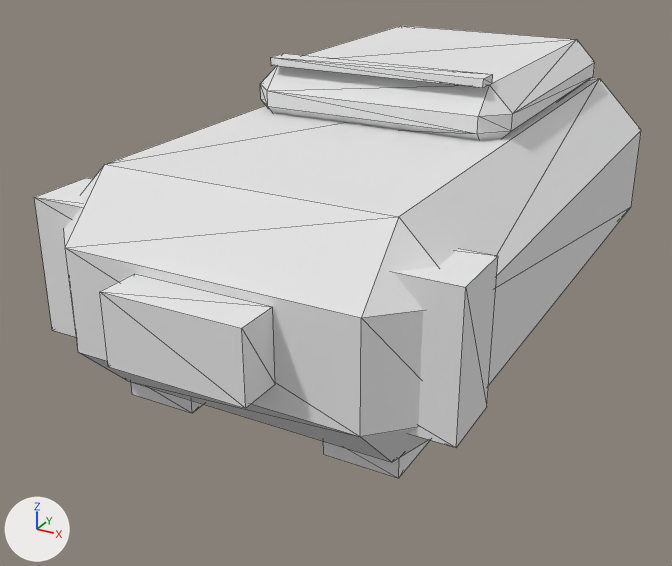
The glTF model game/assets/interior/carry_backpack.glb: old version first, new version second.
Rendered twice from a camera (50 mm lens) standing at (0.249, -0.531, 0.281) and looking at (-0.017, -0.047, 0.039). Arrows for +X, +Y and +Z are at lower left; the lights stay in place. The first picture is the older version. Mesh edges are drawn as thin lines. Where no turn or scale is listed for an object, it has been applied to the vertices. Vertices at exactly the same position are counted once.

The older version as bpy lines, for what is in view:
```python
me_pack_body = bpy.data.meshes.new('Pack_Body')
me_pack_body.from_pydata(...)  # 88 vertices, 148 faces; spans x -0.124..0.124, y -0.235..0.21, z 0.0..0.177
me_pack_body.materials.append(mat_tp_atlas_1a_d)  # white #e7e7e7
ob_carrybackpack_body = bpy.data.objects.new('CarryBackpack_Body', me_pack_body)
ob_carrybackpack_body.location = (0.0, 0.0, 0.0)
```
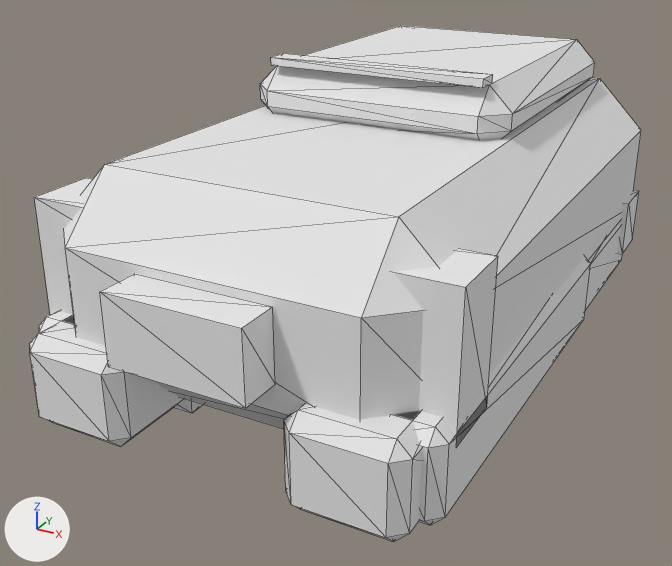
Changed parts and their boxes (x1, y1, x2, y2) in the pictures (672 x 566 px):
'CarryBackpack_Body', reshaped (14% taller)
    before: (34, 26, 641, 478)
    after: (30, 26, 641, 542)
part 1 of me_pack_body, added
    after: (618, 190, 639, 254)
part 2 of me_pack_body, added
    after: (30, 316, 184, 447)
part 3 of me_pack_body, added
    after: (39, 311, 75, 333)
part 4 of me_pack_body, added
    after: (284, 404, 422, 542)
part 5 of me_pack_body, added
    after: (396, 257, 591, 525)
part 6 of me_pack_body, added
    after: (585, 222, 622, 310)

The change, as a diff of the scene's bpy script:
```diff
--- a/game/assets/interior/carry_backpack.glb.py
+++ b/game/assets/interior/carry_backpack.glb.py
@@ me_pack_body @@
 # used by ob_carrybackpack_body; location = (0.0, 0.0, 0.0)
-me_pack_body.from_pydata(...)  # 88 vertices, 148 faces; spans x -0.124..0.124, y -0.235..0.21, z 0.0..0.177
+me_pack_body.from_pydata(...)  # 248 vertices, 436 faces; spans x -0.124..0.124, y -0.235..0.21, z 0.0..0.177
+# me_pack_body part 1: a new loose piece, a box spanning x 0.112..0.124, y 0.142..0.176, z 0.02..0.06, in mat_tp_atlas_1a_d (white #e7e7e7)
+# me_pack_body part 2: a new loose piece of 24 vertices spanning x -0.114..-0.048, y -0.224..-0.148, z 0.0..0.056, in mat_tp_atlas_1a_d (white #e7e7e7)
+# me_pack_body part 3: a new loose piece of 24 vertices spanning x -0.124..-0.088, y -0.206..0.048, z 0.002..0.056, in mat_tp_atlas_1a_d (white #e7e7e7)
+# me_pack_body part 4: a new loose piece of 24 vertices spanning x 0.048..0.114, y -0.224..-0.148, z 0.0..0.056, in mat_tp_atlas_1a_d (white #e7e7e7)
+# me_pack_body part 5: a new loose piece of 24 vertices spanning x 0.088..0.124, y -0.206..0.048, z 0.002..0.056, in mat_tp_atlas_1a_d (white #e7e7e7)
+# me_pack_body part 6: a new loose piece of 24 vertices spanning x 0.094..0.121, y 0.04..0.165, z 0.004..0.048, in mat_tp_atlas_1a_d (white #e7e7e7)
+# other edits to the shape of me_pack_body do not show in these pictures
 me_pack_body.materials.append(mat_tp_atlas_1a_d)
```
